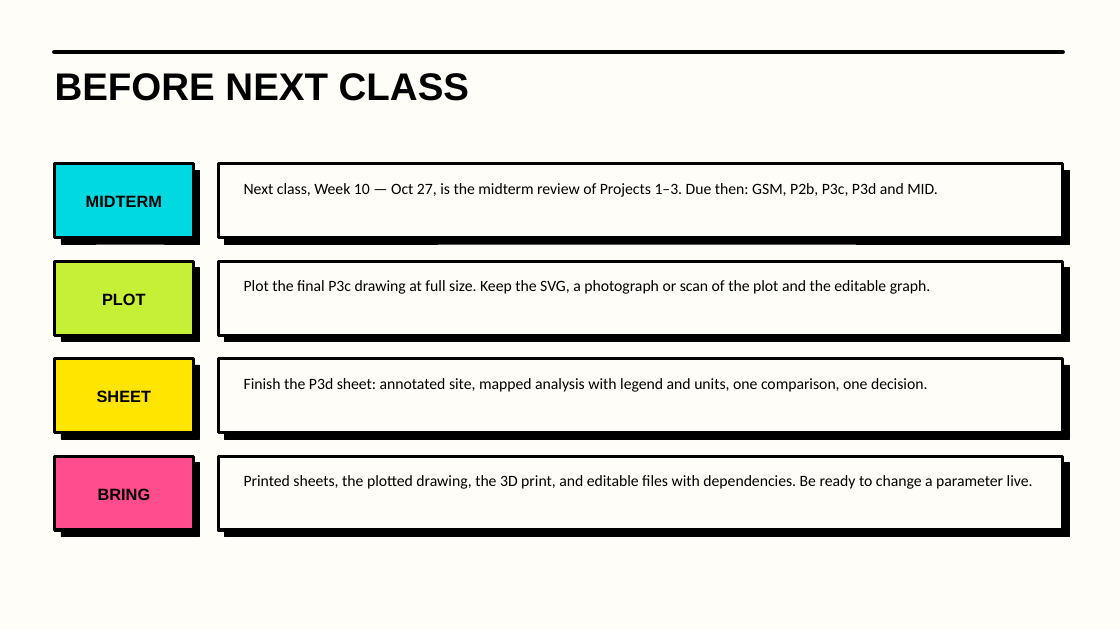
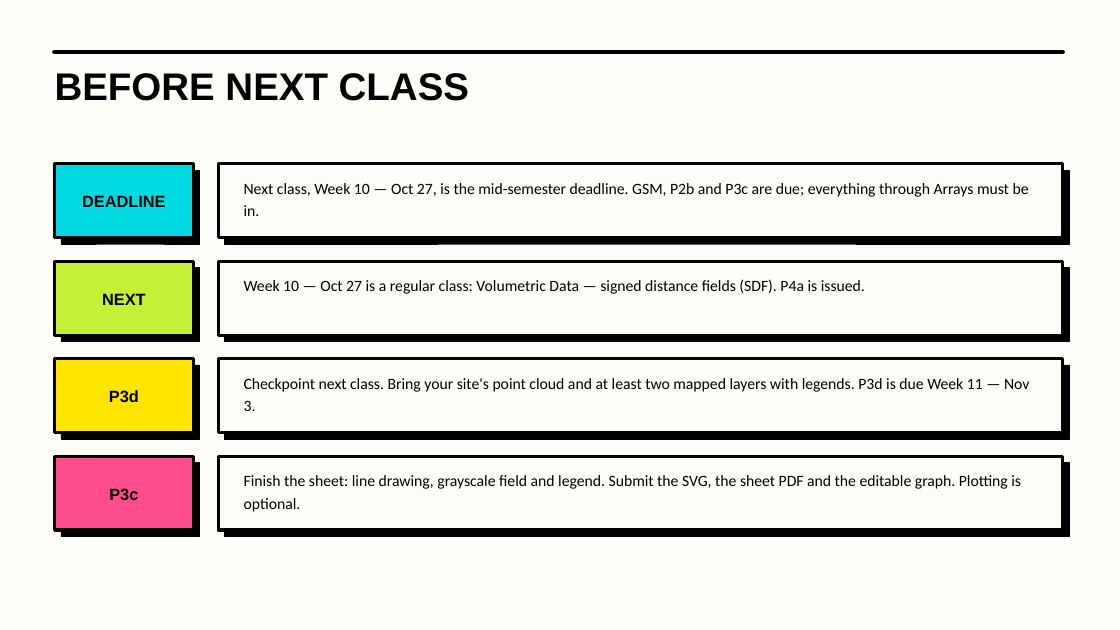
Before and after one commit to luigipacheco/arc3133, a slide deck: slide 12 of slides/ARC3133_Class09.pptx (slide 10 before the commit). Drawn at 1120x630 pixels with LibreOffice and Linux fonts; fonts in the diff are those of the drawing. Boxes give left, top, right and bottom in pixels: in the first picture for what was removed or moved away, otherwise in the second. Text is boxed around its words. In the diff, an @@ line names an element or a change of style, - is before the commit and + after.

```diff
--- a/slides/ARC3133_Class09.pptx
+++ b/slides/ARC3133_Class09.pptx
@@ text at [82, 195, 166, 207]: text changed @@
-MIDTERM
+DEADLINE
@@ text at [244, 183, 1029, 216]: text changed @@
-Next class, Week 10 — Oct 27, is the midterm review of Projects 1–3. Due then: GSM, P2b, P3c, P3d and MID.
+Next class, Week 10 — Oct 27, is the mid-semester deadline. GSM, P2b and P3c are due; everything through Arrays must be in.
@@ text at [102, 293, 146, 305]: text changed @@
-PLOT
+NEXT
@@ text at [244, 279, 865, 294]: text changed @@
-Plot the final P3c drawing at full size. Keep the SVG, a photograph or scan of the plot and the editable graph.
+Week 10 — Oct 27 is a regular class: Volumetric Data — signed distance fields (SDF). P4a is issued.
@@ text at [244, 378, 1029, 411]: text changed @@
-Finish the P3d sheet: annotated site, mapped analysis with legend and units, one comparison, one decision.
+Checkpoint next class. Bring your site's point cloud and at least two mapped layers with legends. P3d is due Week 11 — Nov 3.
@@ text at [109, 390, 139, 402]: text changed @@
-SHEET
+P3d
@@ text at [244, 475, 1021, 512]: text changed @@
-Printed sheets, the plotted drawing, the 3D print, and editable files with dependencies. Be ready to change a parameter live.
+Finish the sheet: line drawing, grayscale field and legend. Submit the SVG, the sheet PDF and the editable graph. Plotting is optional.
@@ text at [109, 488, 138, 500]: text changed @@
-BRING
+P3c
```
Also in this commit, not shown: 6 other slides changed, 5 slides added, 3 slides removed, 47 other files.
